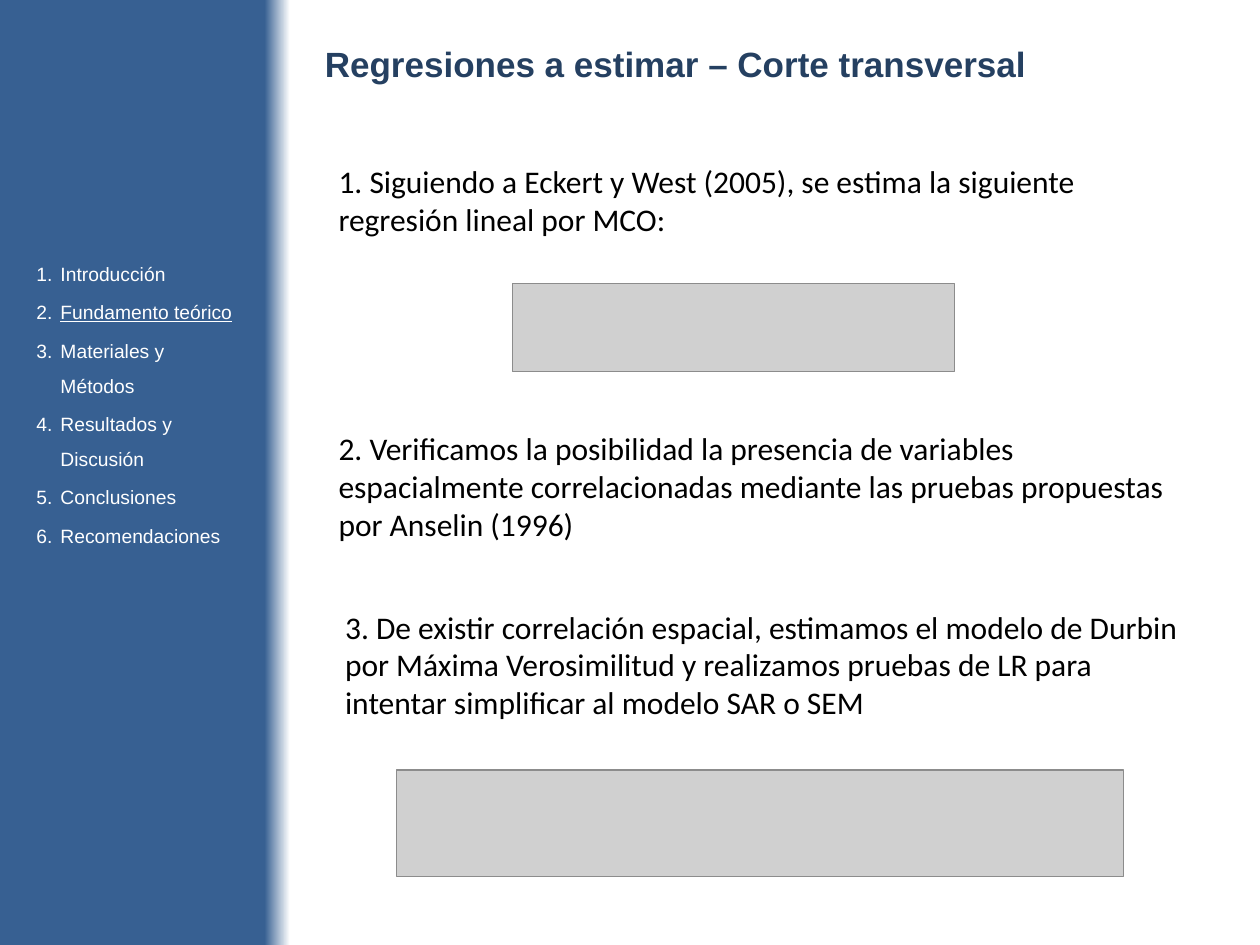
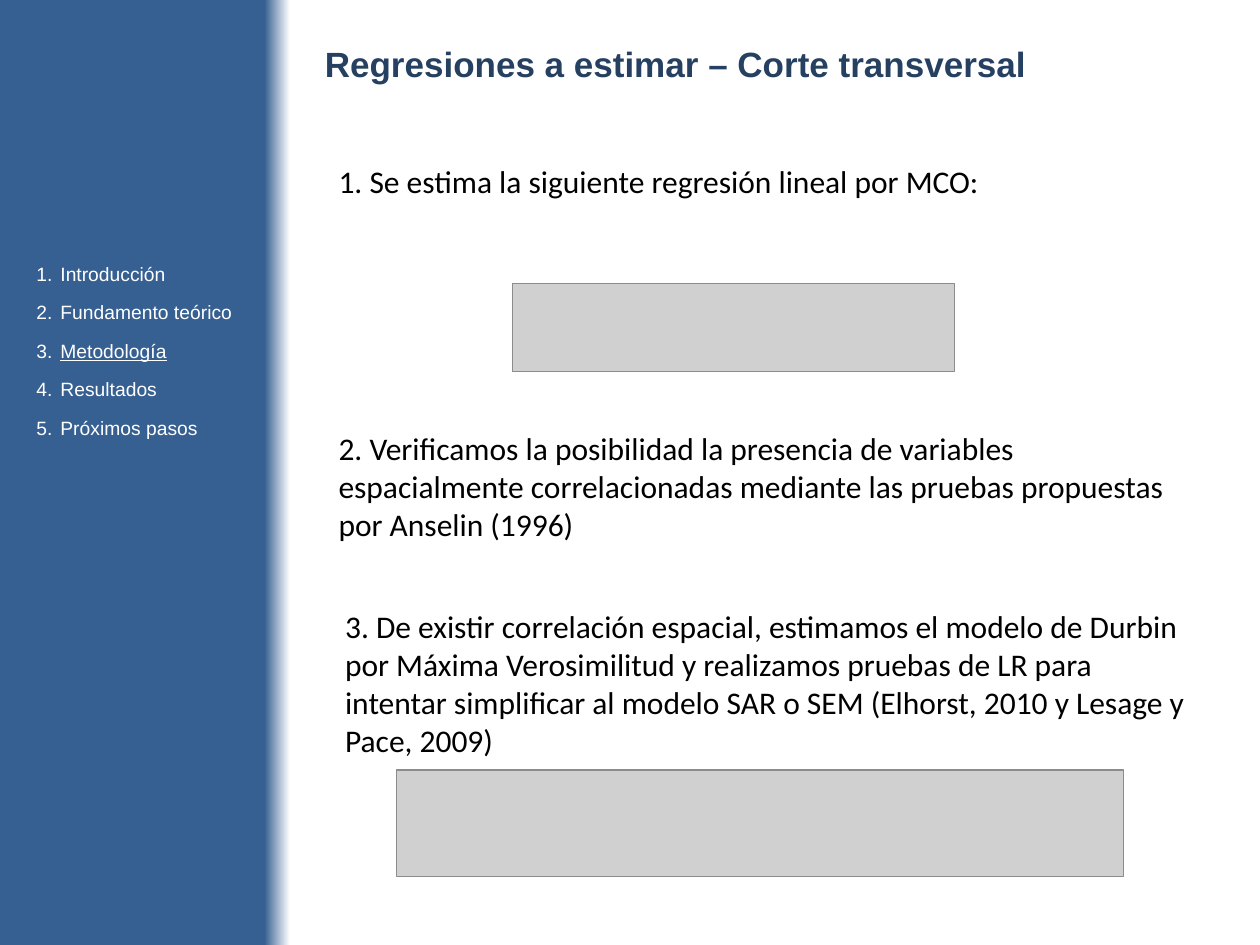
Before and after one commit to diegouriarte/masther-thesis, a slide deck: slide 20 of doc/avance-parcial.pptx (slide 18 before the commit). Drawn at 1260x945 pixels with LibreOffice and Linux fonts; fonts in the diff are those of the drawing; grey boxes stand for pictures. Boxes give left, top, right and bottom in pixels: in the first picture for what was removed or moved away, otherwise in the second. Text is boxed around its words. In the diff, an @@ line names an element or a change of style, - is before the commit and + after.

```diff
--- a/doc/avance-parcial.pptx
+++ b/doc/avance-parcial.pptx
@@ text at (339,171,979,199): text changed @@
-1. Siguiendo a Eckert y West (2005), se estima la siguiente regresión lineal por MCO:
+1. Se estima la siguiente regresión lineal por MCO:
@@ text at (60,305,232,319): underline off in "Fundamento teórico" @@
@@ text at (60,344,197,439): text changed @@
-3. Materiales y Métodos
-4. Resultados y Discusión
-5. Conclusiones
-6. Recomendaciones
+3. Metodología
+4. Resultados
+5. Próximos pasos
@@ text at (345,616,1184,756): text changed @@
-3. De existir correlación espacial, estimamos el modelo de Durbin por Máxima Verosimilitud y realizamos pruebas de LR para intentar simplificar al modelo SAR o SEM
+3. De existir correlación espacial, estimamos el modelo de Durbin por Máxima Verosimilitud y realizamos pruebas de LR para intentar simplificar al modelo SAR o SEM (Elhorst, 2010 y Lesage y Pace, 2009)
```
Also in this commit, not shown: 23 other slides changed, 4 slides added, 4 other files.
